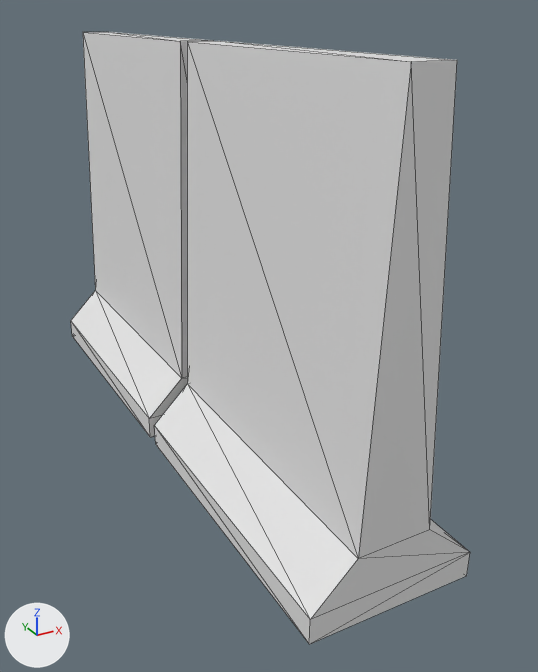
A saved change to the COLLADA model objects3d/brehmerwall.dae.
One viewpoint serves both versions: a 50 mm lens placed at (-49.2, -110.2, 72.3), pointed at (5.8, -10.1, 22.2). Lighting does not change. The marker at lower left points along +X, +Y and +Z. Mesh edges are drawn as thin lines.

Names of what the first picture shows: 'center', 'center.001'.
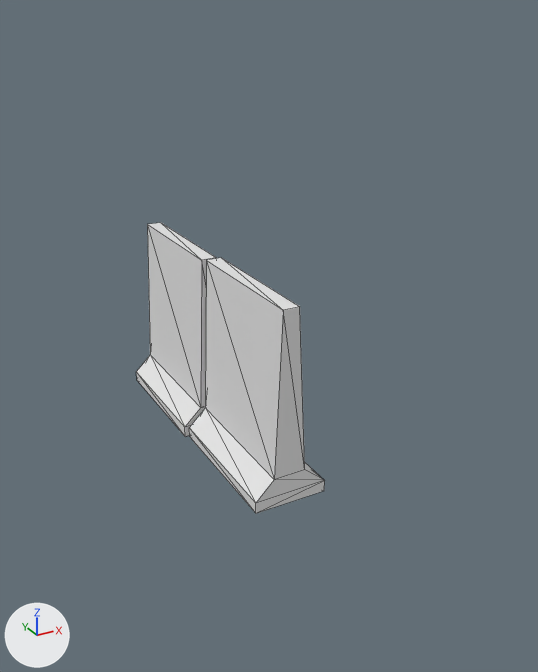
Commit message: updatd the wall

Changed parts and their boxes (x1, y1, x2, y2) in the pictures (538 x 672 px):
'center.001', moved, rescaled (57% narrower, 58% shorter)
    before: (154, 41, 470, 644)
    after: (189, 258, 325, 513)
'center', moved, rescaled (44% narrower, 47% shorter)
    before: (71, 32, 214, 437)
    after: (136, 222, 216, 437)

The change in detail:
Object 'center.001' (ob_center_001) moves from (0.0, -27.8, 0.0) to (0.7, -13.8, 0.0).
Object 'center.001' (ob_center_001) is rescaled from (0.5, 0.5, 0.5) to (0.25, 0.25, 0.25).
Object 'center' (ob_center) moves from (0.0, 26.2, 0.0) to (0.0, 12.4, 0.0).
Object 'center' (ob_center) is rescaled from (0.5, 0.5, 0.5) to (0.25, 0.25, 0.25).
